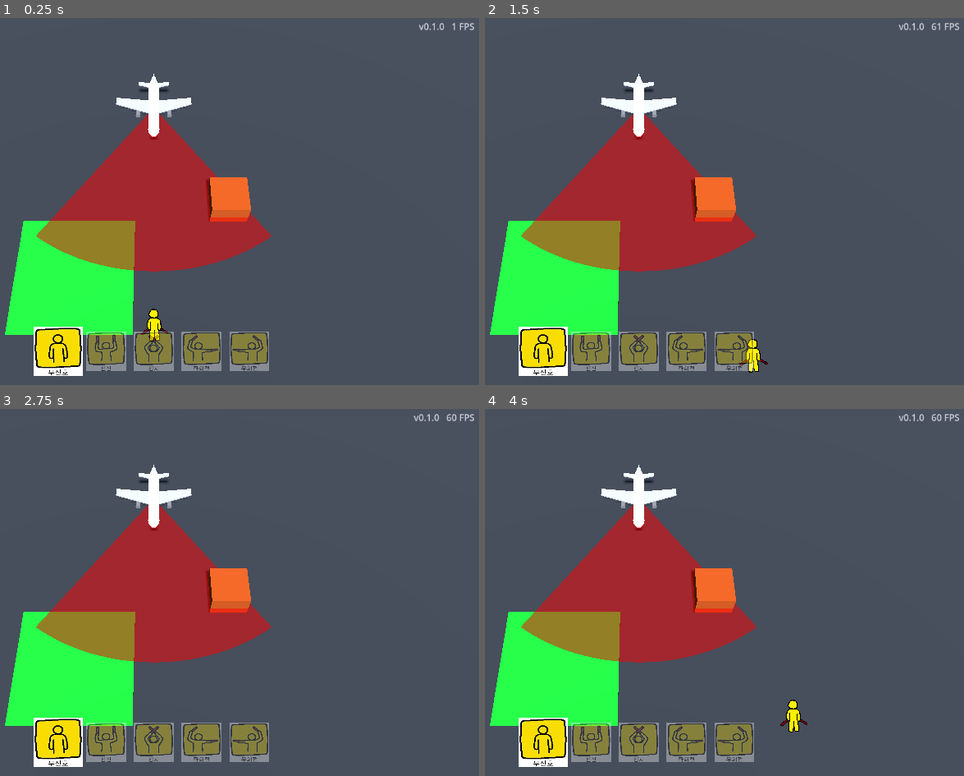
Above: before the commit, frames 1-4 (two rows, left to right).
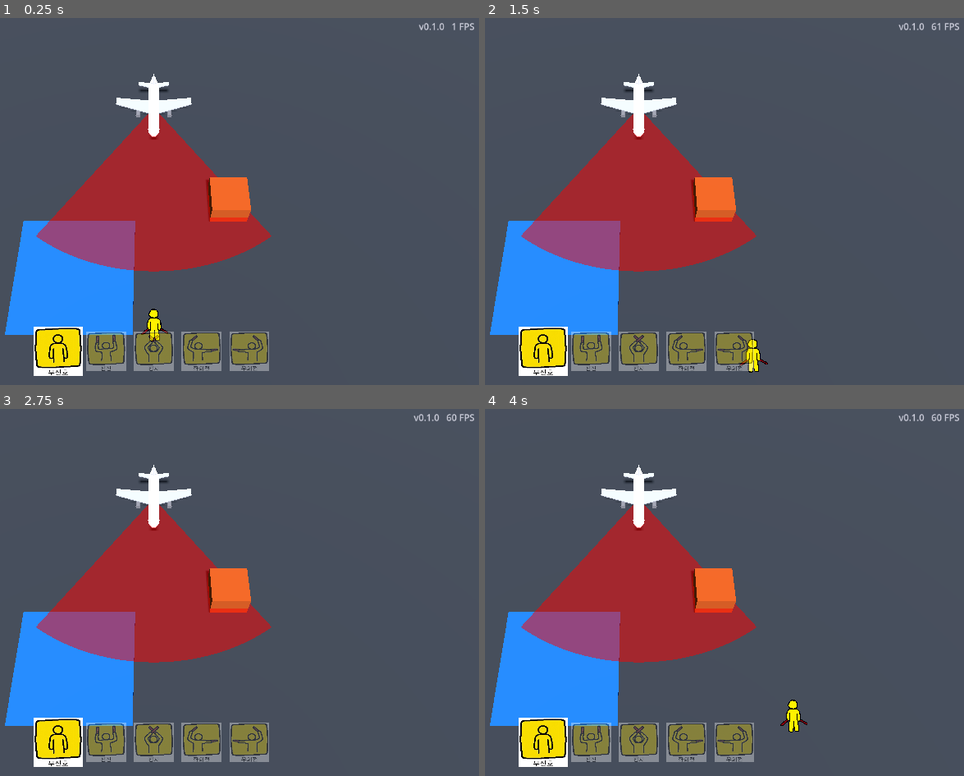
Above: after the commit, the same moments.

Repository: Leusin/project-godot-airport-marshaling-game
Game: Godot game, scene res://src/core/main_game/Main.tscn
The game is run twice, just before and just after one commit, with the same random seed, the same clock (stepped at 60 frames per second) and the same inputs.
Inputs:
- Up to frame 1 (0.25 s): no input
- Up to frame 2 (1.5 s): tap Enter (ui_accept) at 0.5, 0.77 s; hold D (move_right) 0.53-1.28 s; tap Up (signal_advance) at 0.6, 1.35 s; hold S (move_down) from 1.28 s (still down)
- Up to frame 3 (2.75 s): tap Enter (ui_accept) at 1.52, 2 s; release S (move_down) at 2.03 s; hold D (move_right) from 2.03 s (still down); tap Up (signal_advance) at 2.1 s
- Up to frame 4 (4 s): tap Enter (ui_accept) at 2.75, 3.02, 3.77 s; release D (move_right) at 2.78 s; hold W (move_up) 2.78-3.53 s; tap Up (signal_advance) at 2.85, 3.6 s; hold A (move_left) from 3.53 s (still down)

The runs differ from the first frame. In frame 1, 7.5% of the frame differs, in the area x 1-29%, y 55-87%; in frame 2, 7.5%; in frame 3, 7.5%; in frame 4, 7.5%.

Commit message:
refactor: 콜리전 레이어 상수 중앙화 + 주차장 씬/파란색 + 레이어 이름
- CollisionLayers(class_name) 신설 — 레이어 번호 단일 진실, aircraft_collision이 사용
- project.godot [layer_names]로 에디터에 이름 표시 (aircraft/hazard/parking/solid)
- 주차장을 parking.tscn으로 추출, 색 초록→파랑
- CONVENTIONS #7에 CollisionLayers 반영

Co-Authored-By: Claude Opus 4.8 <noreply@anthropic.com>

Diff:
--- a/project.godot
+++ b/project.godot
@@ -22,8 +22,16 @@
 "res://src/gameplay/aircraft/": "gray",
 "res://src/gameplay/input/": "pink",
 "res://src/gameplay/marshaller/": "yellow",
-"res://src/gameplay/obstacle/": "orange"
+"res://src/gameplay/obstacle/": "orange",
+"res://src/gameplay/parking/": "blue"
 }
+
+[layer_names]
+
+3d_physics/layer_1="aircraft"
+3d_physics/layer_2="hazard"
+3d_physics/layer_3="parking"
+3d_physics/layer_4="solid"
 
 [input]
 
--- /dev/null
+++ b/src/core/collision_layers.gd
@@ -0,0 +1,10 @@
+class_name CollisionLayers
+extends RefCounted
+## 콜리전 레이어 번호(1-based) 중앙 관리. project.godot의 [layer_names]와 짝을 이루는 단일 진실.
+## Godot API(get/set_collision_layer_value)가 1-based 인덱스를 받으므로 그 번호를 상수로 둔다.
+## (.tscn의 collision_layer/mask 정수는 코드에서 참조 불가 — 에디터에선 이름 붙은 체크박스로 설정한다.)
+
+const AIRCRAFT := 1  # 비행기 히트박스 표식
+const HAZARD := 2    # 부딪히면 게임오버 (장애물·마샬러)
+const PARKING := 3   # 주차존
+const SOLID := 4     # 물리적으로 막는 벽 (장애물)
--- a/src/core/main_game/Main.tscn
+++ b/src/core/main_game/Main.tscn
@@ -12,21 +12,13 @@
 [ext_resource type="PackedScene" uid="uid://cdk1g7glhd1ni" path="res://src/gameplay/marshaller/marshaller.tscn" id="21_marshaller"]
 [ext_resource type="Script" uid="uid://bp7k3xrawm2n" path="res://src/gameplay/marshaller/player_controller.gd" id="22_player_controller_script"]
 [ext_resource type="PackedScene" uid="uid://bg46yneanlcpr" path="res://src/gameplay/aircraft/aircraft.tscn" id="23_aircraft"]
+[ext_resource type="PackedScene" path="res://src/gameplay/parking/parking.tscn" id="24_parking"]
 
 [sub_resource type="PlaneMesh" id="PlaneMesh_ground"]
 size = Vector2(50, 50)
 
 [sub_resource type="StandardMaterial3D" id="StandardMaterial3D_ground"]
 albedo_color = Color(0.2, 0.22, 0.25, 1)
-
-[sub_resource type="BoxMesh" id="BoxMesh_parking"]
-size = Vector3(4.5, 0.05, 4.5)
-
-[sub_resource type="StandardMaterial3D" id="StandardMaterial3D_parking"]
-albedo_color = Color(0.1, 0.8, 0.2, 1)
-
-[sub_resource type="BoxShape3D" id="BoxShape3D_parking"]
-size = Vector3(4.5, 6, 4.5)
 
 [node name="MainGame" type="Node" unique_id=366331269]
 process_mode = 3
@@ -74,19 +66,8 @@
 [node name="Obstacle" parent="World/LevelRoot" unique_id=409521720 instance=ExtResource("20_obstacle")]
 transform = Transform3D(1, 0, 0, 0, 1, 0, 0, 0, 1, 3, 0.5, 0)
 
-[node name="ParkingSpot" type="Node3D" parent="World/LevelRoot" unique_id=1572874921]
+[node name="ParkingSpot" parent="World/LevelRoot" instance=ExtResource("24_parking")]
 transform = Transform3D(1, 0, 0, 0, 1, 0, 0, 0, 1, -3, 0.05, 3)
-
-[node name="ParkingMesh" type="MeshInstance3D" parent="World/LevelRoot/ParkingSpot" unique_id=2011948389]
-mesh = SubResource("BoxMesh_parking")
-surface_material_override/0 = SubResource("StandardMaterial3D_parking")
-
-[node name="ParkingArea" type="Area3D" parent="World/LevelRoot/ParkingSpot" unique_id=926063145]
-collision_layer = 4
-collision_mask = 0
-
-[node name="CollisionShape3D" type="CollisionShape3D" parent="World/LevelRoot/ParkingSpot/ParkingArea" unique_id=349111802]
-shape = SubResource("BoxShape3D_parking")
 
 [node name="EntityRoot" type="Node3D" parent="World" unique_id=183132466]
 
--- a/src/gameplay/aircraft/aircraft_collision.gd
+++ b/src/gameplay/aircraft/aircraft_collision.gd
@@ -5,9 +5,6 @@
 ## - hazard = 물리 바디(장애물 StaticBody·마샬러 CharacterBody). 진입 → hazard_hit 방출.
 ## - parking = Area3D. 비행기 AABB가 주차존 AABB에 완전히 포함되면(AABB.encloses) is_fully_parked()=true.
 ## 히트박스 mask=6(hazard+parking)이라 감지되는 바디는 전부 hazard, Area는 전부 주차존이다.
-
-## 콜리전 레이어 번호 (1=aircraft, 2=hazard, 3=parking, 4=solid).
-const LAYER_PARKING := 3
 
 ## hazard(장애물·마샬러) 진입 순간 방출. Aircraft가 게임오버로 연결한다.
 signal hazard_hit
@@ -37,7 +34,7 @@
 
 ## Area는 주차존만 넘어온다.
 func _on_area_entered(area: Area3D) -> void:
-	if area.get_collision_layer_value(LAYER_PARKING) and area not in _parking_areas:
+	if area.get_collision_layer_value(CollisionLayers.PARKING) and area not in _parking_areas:
 		_parking_areas.append(area)
 
 func _on_area_exited(area: Area3D) -> void:
--- /dev/null
+++ b/src/gameplay/parking/parking.tscn
@@ -0,0 +1,23 @@
+[gd_scene format=3]
+
+[sub_resource type="BoxMesh" id="BoxMesh_parking"]
+size = Vector3(4.5, 0.05, 4.5)
+
+[sub_resource type="StandardMaterial3D" id="StandardMaterial3D_parking"]
+albedo_color = Color(0.1, 0.4, 0.85, 1)
+
+[sub_resource type="BoxShape3D" id="BoxShape3D_parking"]
+size = Vector3(4.5, 6, 4.5)
+
+[node name="ParkingSpot" type="Node3D"]
+
+[node name="ParkingMesh" type="MeshInstance3D" parent="."]
+mesh = SubResource("BoxMesh_parking")
+surface_material_override/0 = SubResource("StandardMaterial3D_parking")
+
+[node name="ParkingArea" type="Area3D" parent="."]
+collision_layer = 4
+collision_mask = 0
+
+[node name="CollisionShape3D" type="CollisionShape3D" parent="ParkingArea"]
+shape = SubResource("BoxShape3D_parking")
Not shown, added: src/core/collision_layers.gd.uid
Not shown, changed: docs/CONVENTIONS.md
